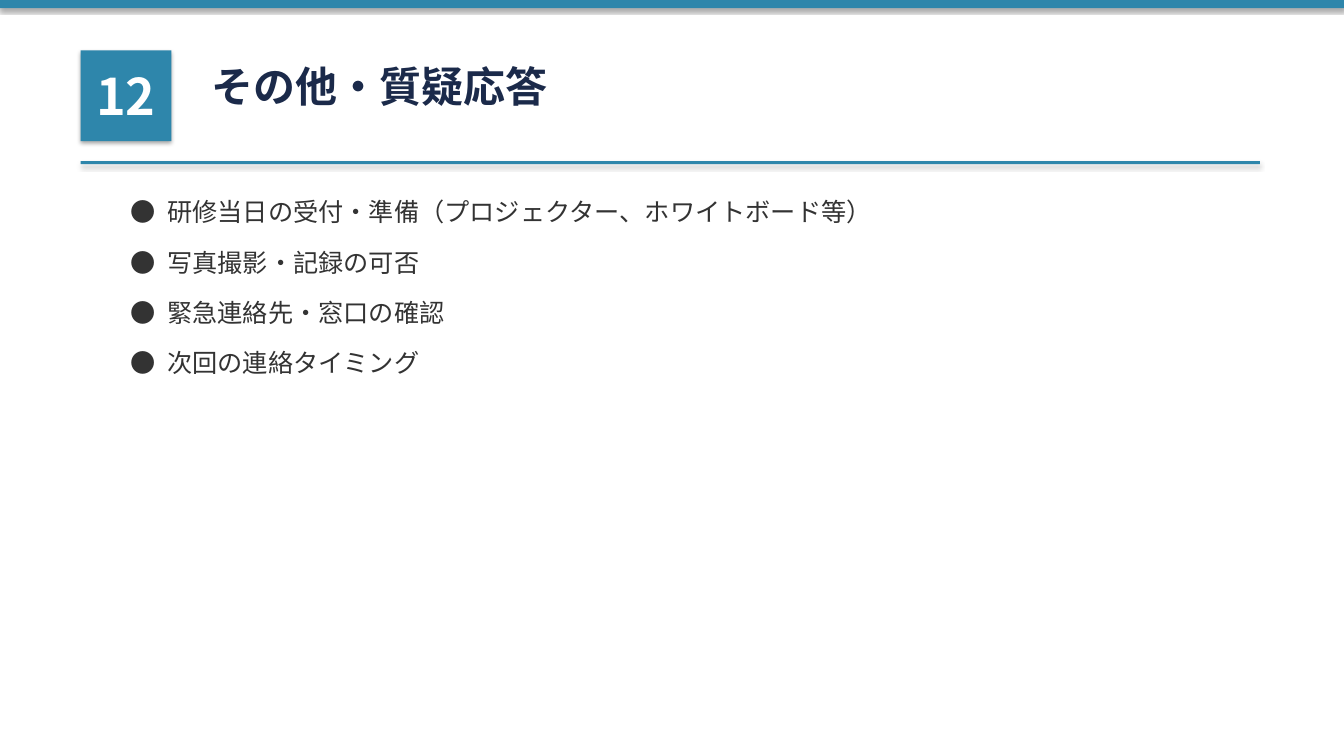
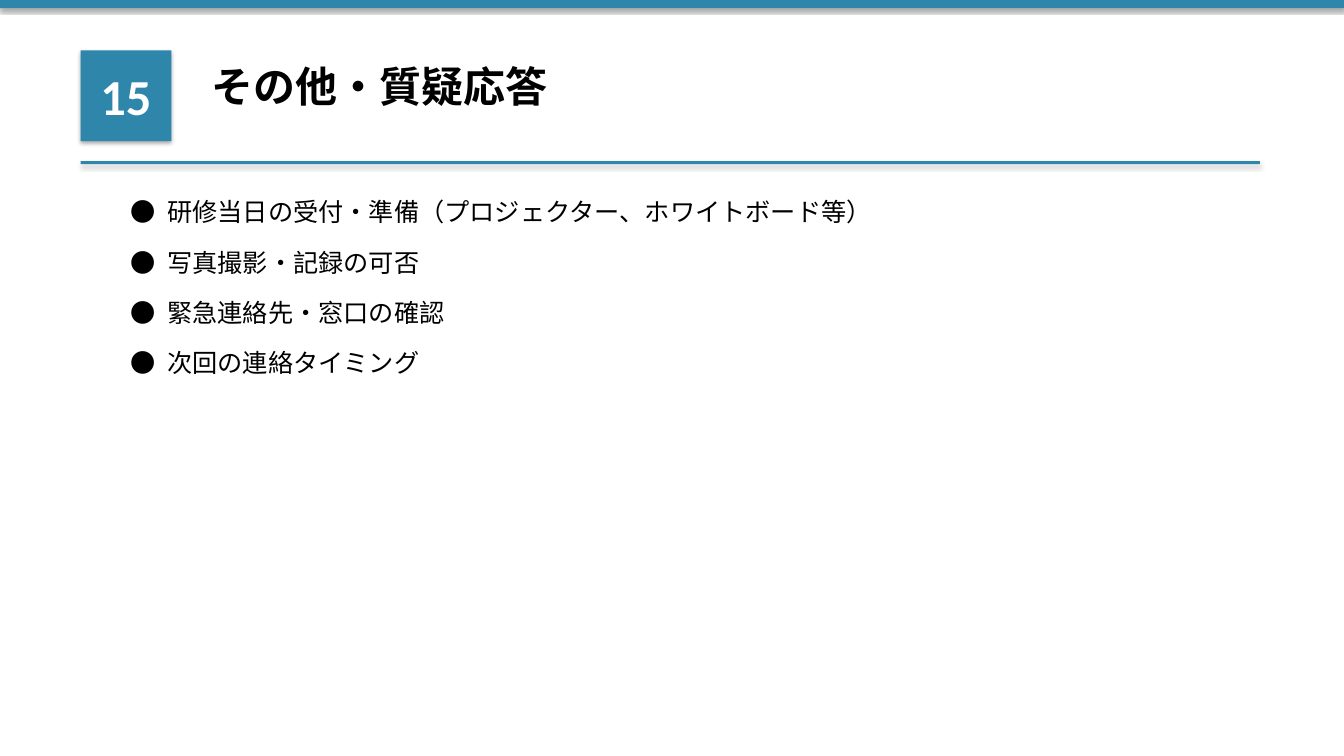
Before and after one commit to ennoshita-inc/training-taiko-kanri, a slide deck: slide 17 of clients/大晃産業/03_日程調整/【アジェンダ】20260323_打合せ.pptx (slide 14 before the commit). Drawn at 1344x756 pixels with LibreOffice and Linux fonts; fonts in the diff are those of the drawing. Boxes give left, top, right and bottom in pixels: in the first picture for what was removed or moved away, otherwise in the second. Text is boxed around its words. In the diff, an @@ line names an element or a change of style, - is before the commit and + after.

```diff
--- a/clients/大晃産業/03_日程調整/【アジェンダ】20260323_打合せ.pptx
+++ b/clients/大晃産業/03_日程調整/【アジェンダ】20260323_打合せ.pptx
@@ text "その他・質疑応答" at [211, 66, 547, 106]: font Noto Sans CJK JP to Calibri, text colour #1B2A4A to #000000 @@
@@ text in rectangle at [100, 82, 151, 116]: text changed; font Noto Sans CJK JP to Calibri @@
-12
+15
@@ font Noto Sans CJK JP to Calibri, text colour #333333 to #000000 in 4 elements at [167, 199, 871, 224], [167, 250, 419, 274], [167, 300, 444, 324], [167, 350, 419, 374] @@
```
Also in this commit, not shown: 13 other slides changed, 3 slides added, 1 slide removed, 2 other files.
